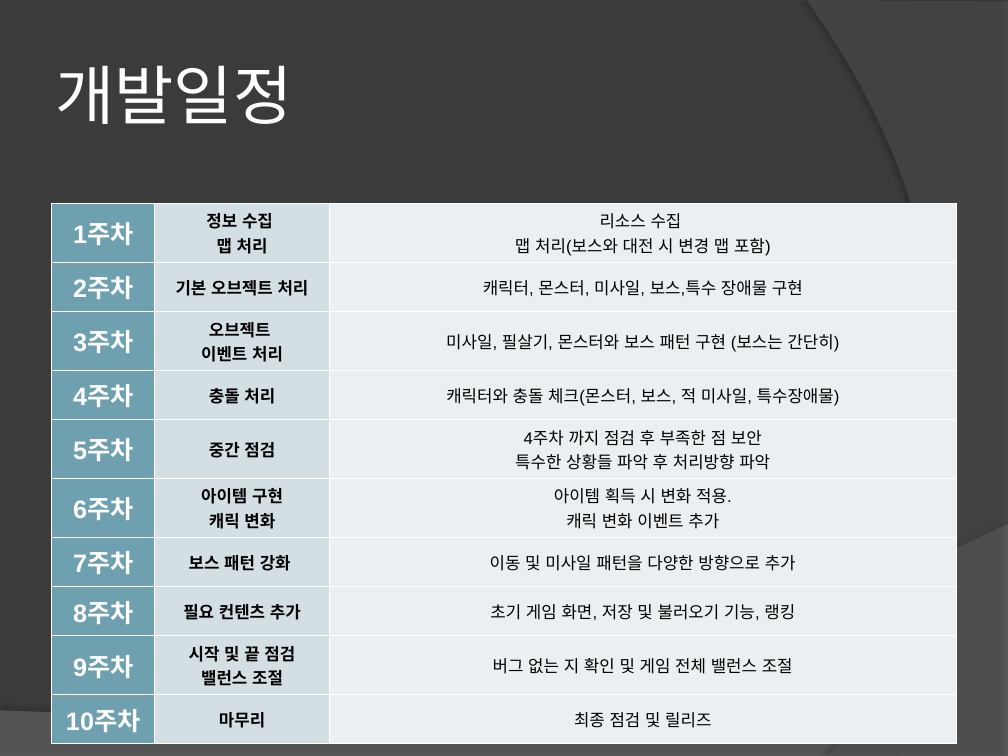
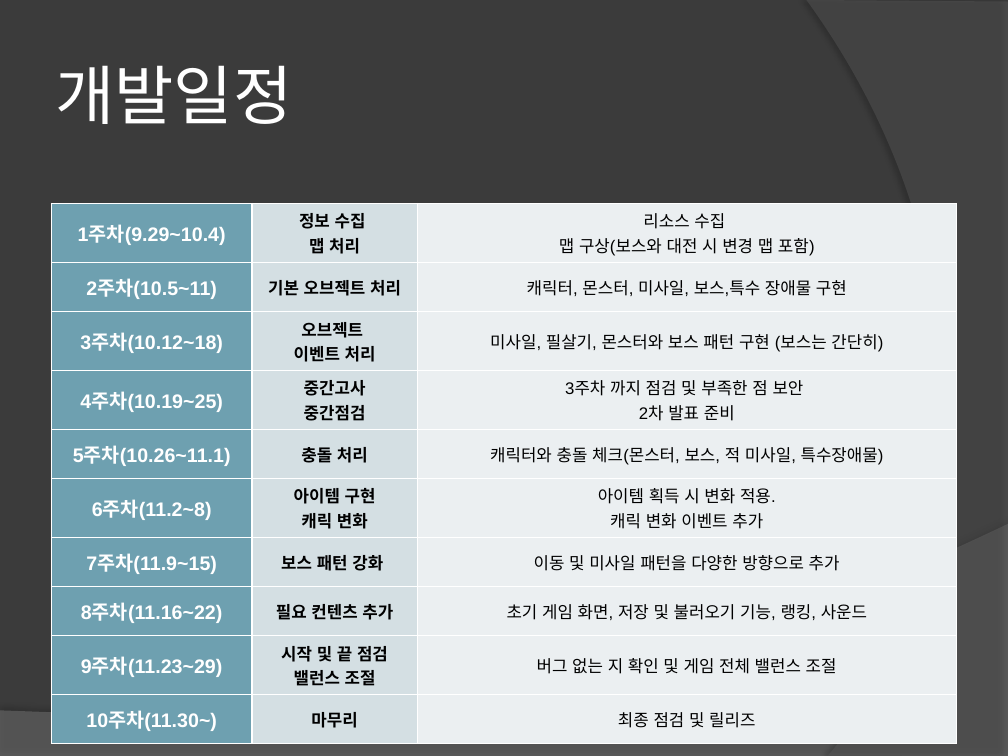
Before and after one commit to yunjongmin/2DProgram, a slide deck: slide 8 of Document/2dProgram_ppt_01.pptx. Drawn at 1008x756 pixels with LibreOffice and Linux fonts; fonts in the diff are those of the drawing. Boxes give left, top, right and bottom in pixels: in the first picture for what was removed or moved away, otherwise in the second. Text is boxed around its words. In the diff, an @@ line names an element or a change of style, - is before the commit and + after.

Commit message:
ppt modify 1-1

```diff
--- a/Document/2dProgram_ppt_01.pptx
+++ b/Document/2dProgram_ppt_01.pptx
@@ table at (51,204,957,735) @@
-row 1, column 1: 1주차
+row 1, column 1: 1주차(9.29~10.4)
-row 1, column 3: 리소스 수집 맵 처리(보스와 대전 시 변경 맵 포함)
+row 1, column 3: 리소스 수집 맵 구상(보스와 대전 시 변경 맵 포함)
-row 2, column 1: 2주차
+row 2, column 1: 2주차(10.5~11)
-row 3, column 1: 3주차
+row 3, column 1: 3주차(10.12~18)
-row 4: 4주차 | 충돌 처리 | 캐릭터와 충돌 체크(몬스터, 보스, 적 미사일, 특수장애물)
+row 4: 4주차(10.19~25) | 중간고사 중간점검 | 3주차 까지 점검 및 부족한 점 보안 / 2차 발표 준비
-row 5: 5주차 | 중간 점검 | 4주차 까지 점검 후 부족한 점 보안 / 특수한 상황들 파악 후 처리방향 파악
+row 5: 5주차(10.26~11.1) | 충돌 처리 | 캐릭터와 충돌 체크(몬스터, 보스, 적 미사일, 특수장애물)
-row 6, column 1: 6주차
+row 6, column 1: 6주차(11.2~8)
-row 7, column 1: 7주차
+row 7, column 1: 7주차(11.9~15)
-row 8, column 1: 8주차
+row 8, column 1: 8주차(11.16~22)
-row 8, column 3: 초기 게임 화면, 저장 및 불러오기 기능, 랭킹
+row 8, column 3: 초기 게임 화면, 저장 및 불러오기 기능, 랭킹, 사운드
-row 9, column 1: 9주차
+row 9, column 1: 9주차(11.23~29)
-row 10, column 1: 10주차
+row 10, column 1: 10주차(11.30~)
```
Also in this commit, not shown: 1 other slide changed.
